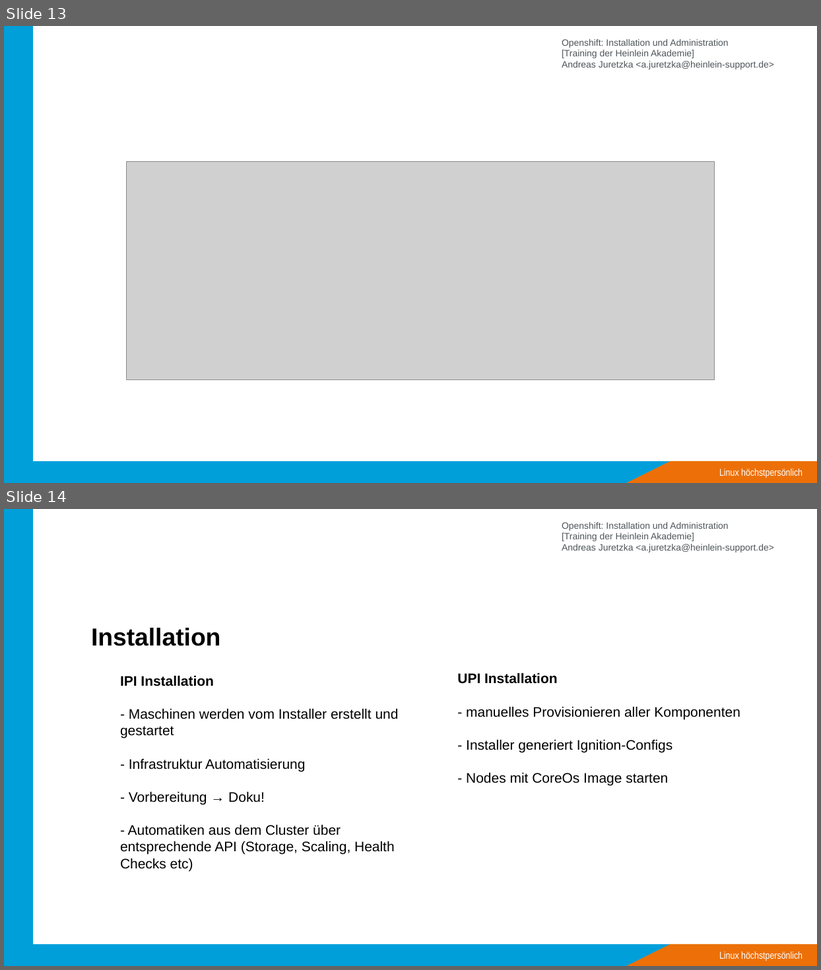
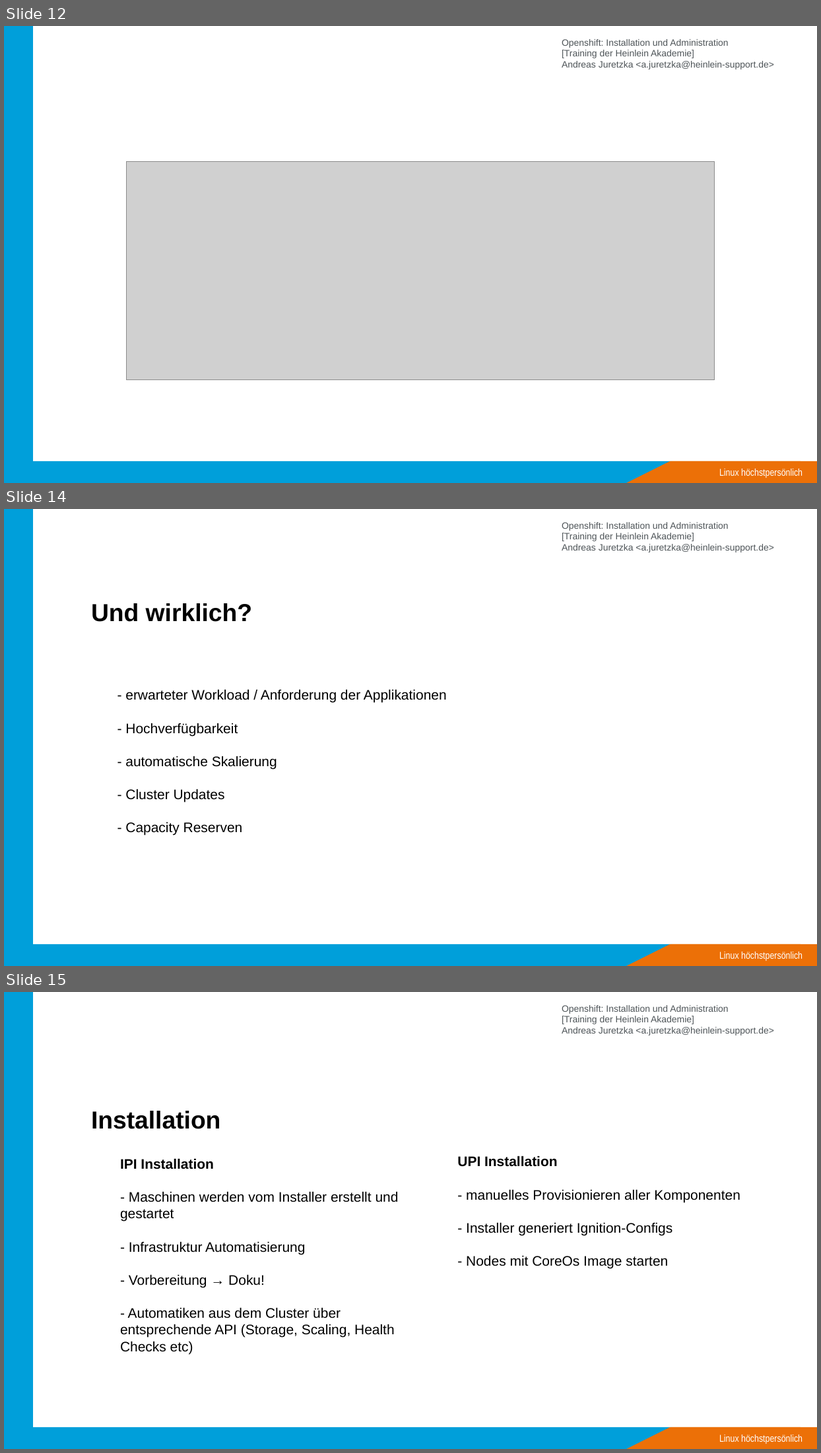
Before and after one commit to ajayten/openshift-kurs-folien, a slide deck: kurs-folien.odp. Shown one above the other, each under a label of ours: slides 13 and 14 before the commit, slides 12, 14 and 15 after it; the slides between them are not shown. The pictures are 821x970 and 821x1453 pixels, drawn with LibreOffice and Linux fonts; fonts in the diff are those of the drawing; grey boxes stand for pictures; background and template pictures are left out. Boxes give left, top, right and bottom in pixels: in the first picture for what was removed or moved away, otherwise in the second. Text is boxed around its words. In the diff, an @@ line names an element or a change of style, - is before the commit and + after.

```diff
--- a/kurs-folien.odp
+++ b/kurs-folien.odp
@@ slide 14 added at (4,509,817,966), background #FFFFFF; not listed: 5 template elements that a slide beside it also shows @@
@@ title added at (91,603,252,622), 32 pt, text #000000, bold @@
+Und wirklich?
@@ text added at (125,689,447,836), 18 pt, text #000000 @@
+- erwarteter Workload / Anforderung der Applikationen
+- Hochverfügbarkeit
+- automatische Skalierung
+- Cluster Updates
+- Capacity Reserven
@@ what was slide 13 is now slide 12 @@
@@ what was slide 14 is now slide 15 @@
```
Also in this commit, not shown: 3 slides changed, 6 other slides added, 2 slides removed, 1 other file.
